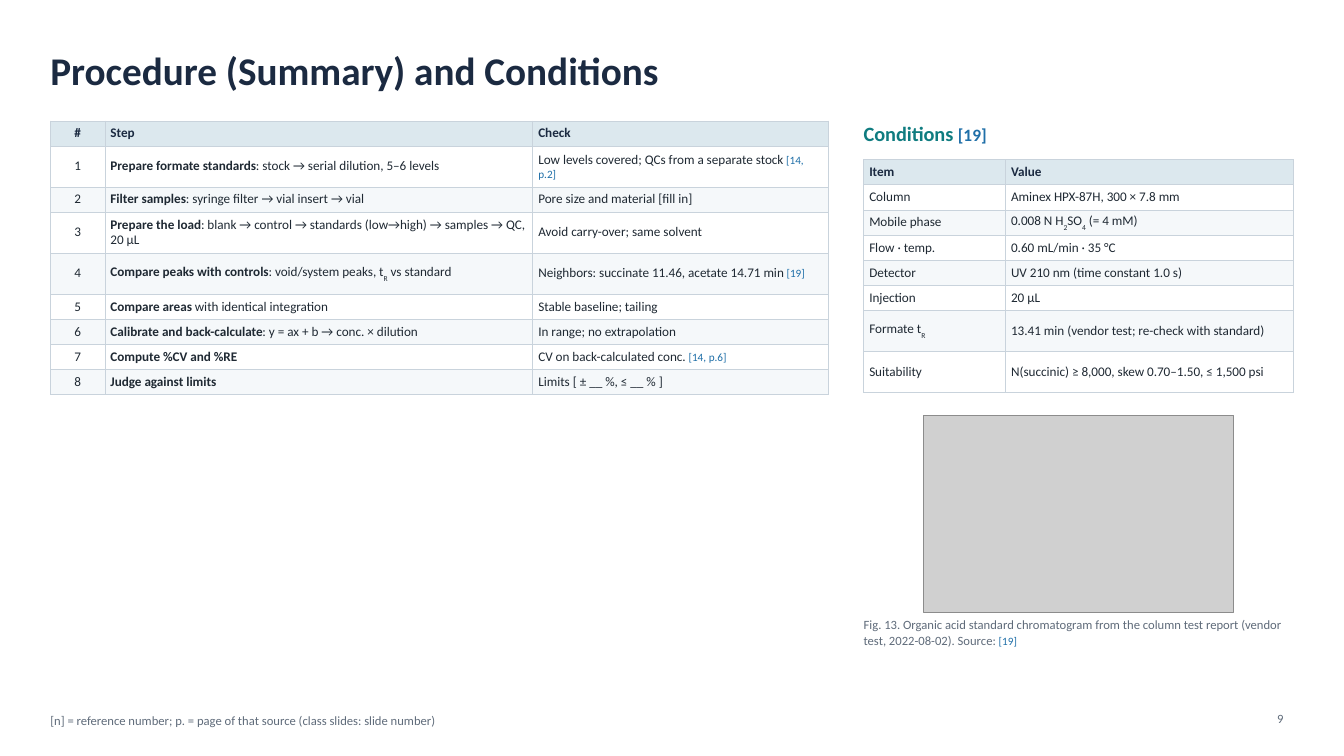
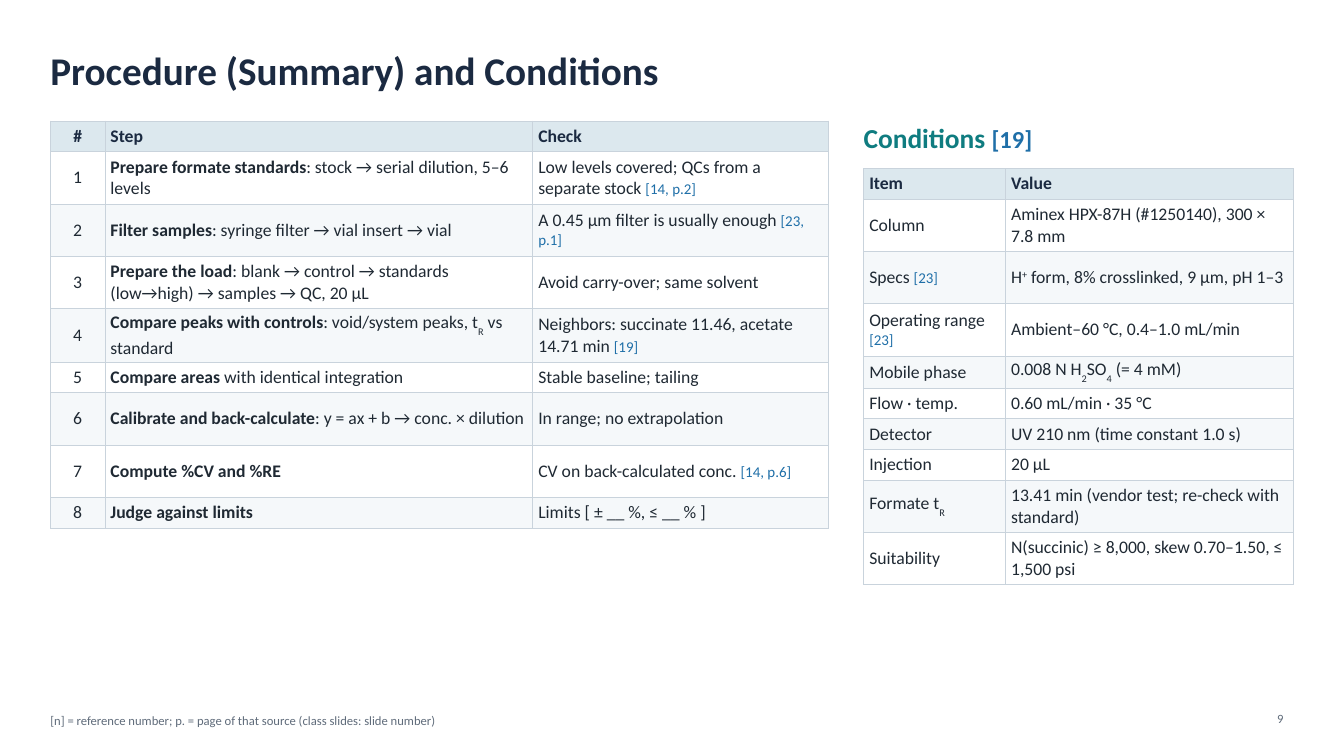
Before and after one commit to mingyu221/office, a slide deck: slide 9 of HPLC_formate_slides_EN.pptx. Drawn at 1344x756 pixels with LibreOffice and Linux fonts; fonts in the diff are those of the drawing; grey boxes stand for pictures. Boxes give left, top, right and bottom in pixels: in the first picture for what was removed or moved away, otherwise in the second. Text is boxed around its words. In the diff, an @@ line names an element or a change of style, - is before the commit and + after.

```diff
--- a/HPLC_formate_slides_EN.pptx
+++ b/HPLC_formate_slides_EN.pptx
@@ table at (50,121,828,525) @@
-row 3, column 3: Pore size and material [fill in]
+row 3, column 3: A 0.45 µm filter is usually enough [23, p.1]
@@ size 9.3 to 12.7 pt @@
@@ size 8 to 10.7 pt in "[14, p.2]", "[19]", "[14, p.6]" @@
@@ text "Conditions [19]" at (864,128,1033,152): size 14.4 to 19.6 pt in "Conditions"; size 12.4 to 17.6 pt in "[19]" @@
@@ table at (864,168,1295,582) @@
-row 2: Column | Aminex HPX-87H, 300 × 7.8 mm
+row 2: Column | Aminex HPX-87H (#1250140), 300 × 7.8 mm
+row 3: Specs [23] | H+ form, 8% crosslinked, 9 µm, pH 1–3
+row 4: Operating range [23] | Ambient–60 °C, 0.4–1.0 mL/min
@@ table: place and size @@
-table at (864,159,1295,382)
+table at (864,168,1295,582)
@@ picture removed at (924,415,1234,613) @@
@@ text removed at (864,620,1281,647) @@
-Fig. 13. Organic acid standard chromatogram from the column test report (vendor test, 2022-08-02). Source: [19]
```
Also in this commit, not shown: 6 other slides changed, 1 slide added, 3 other files.
